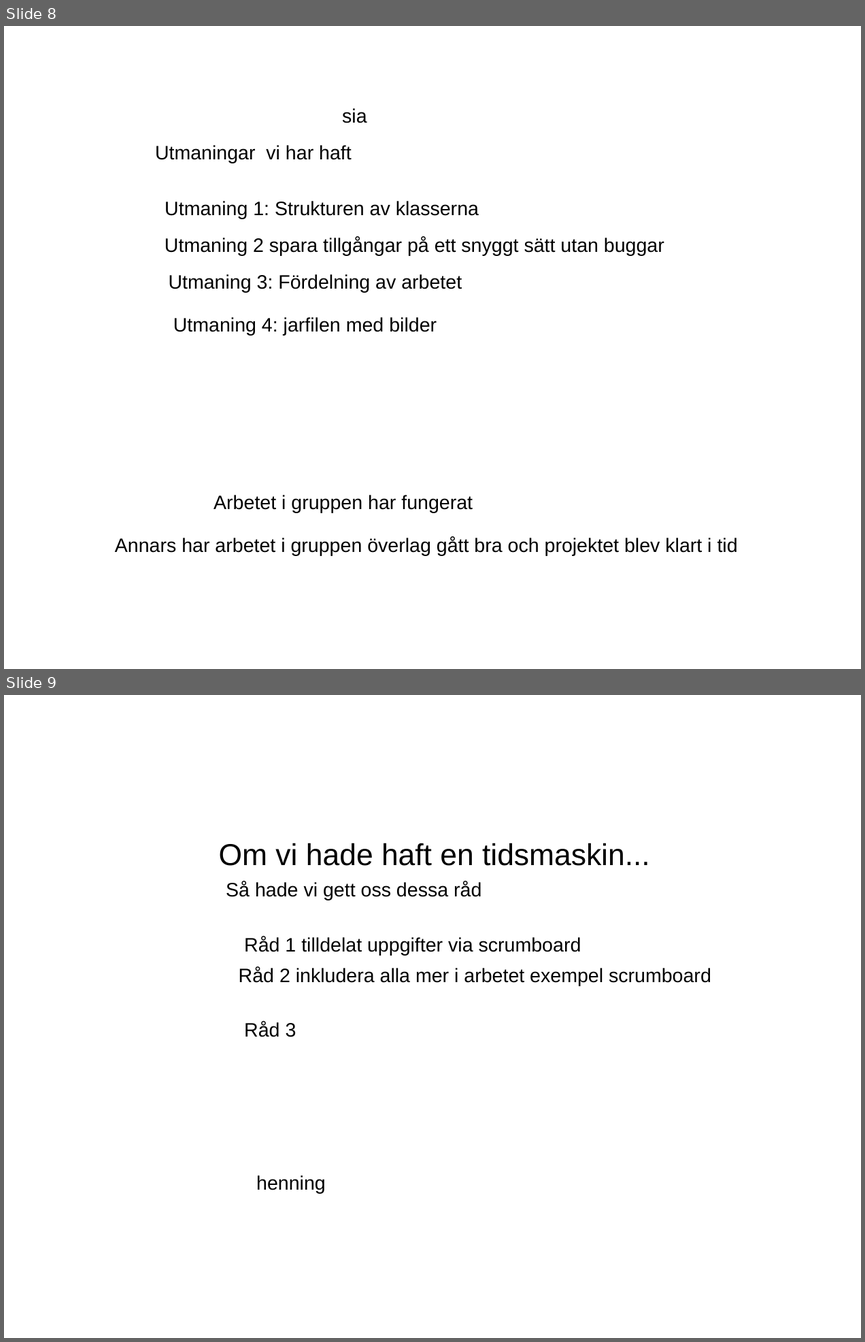
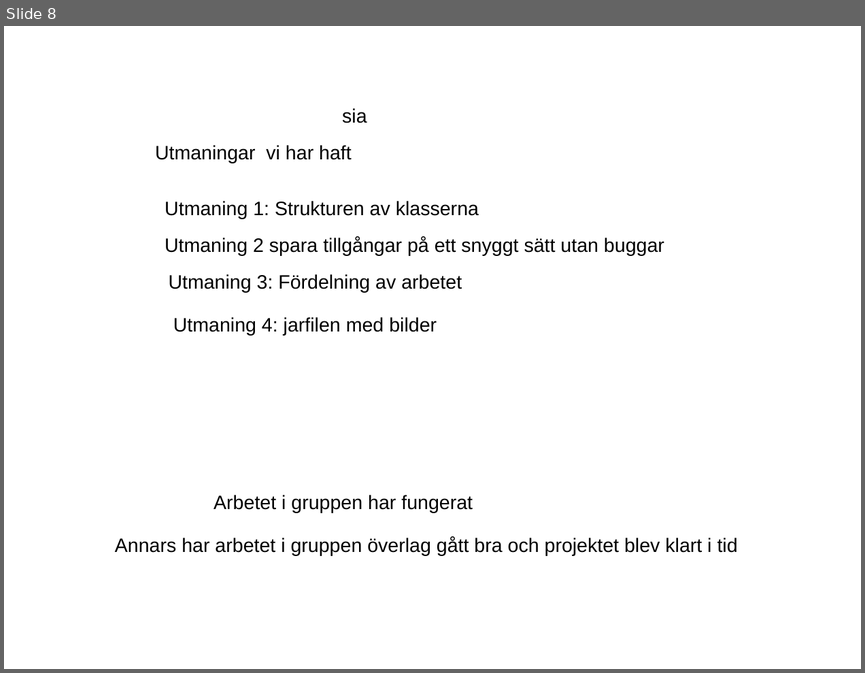
Before and after one commit to Hanicef/teamsassy, a slide deck: documents/Presentation.odp. Shown one above the other, each under a label of ours: slides 8 and 9 before the commit, slide 8 after it. The pictures are 865x1342 and 865x673 pixels, drawn with LibreOffice and Linux fonts; fonts in the diff are those of the drawing. Boxes give left, top, right and bottom in pixels: in the first picture for what was removed or moved away, otherwise in the second. Text is boxed around its words. In the diff, an @@ line names an element or a change of style, - is before the commit and + after.

Commit message:
Henning presentationsdel

```diff
--- a/documents/Presentation.odp
+++ b/documents/Presentation.odp
@@ slide 9 removed at [4, 695, 861, 1338], background #FFFFFF @@
@@ text removed at [219, 843, 650, 866] @@
-Om vi hade haft en tidsmaskin...
@@ text removed at [226, 881, 481, 900] @@
-Så hade vi gett oss dessa råd
@@ text removed at [244, 936, 581, 955] @@
-Råd 1 tilldelat uppgifter via scrumboard
@@ text removed at [239, 967, 711, 986] @@
-Råd 2 inkludera alla mer i arbetet exempel scrumboard
@@ text removed at [244, 1021, 296, 1037] @@
-Råd 3
@@ text removed at [256, 1175, 326, 1193] @@
-henning
```
Also in this commit, not shown: 1 slide added.
